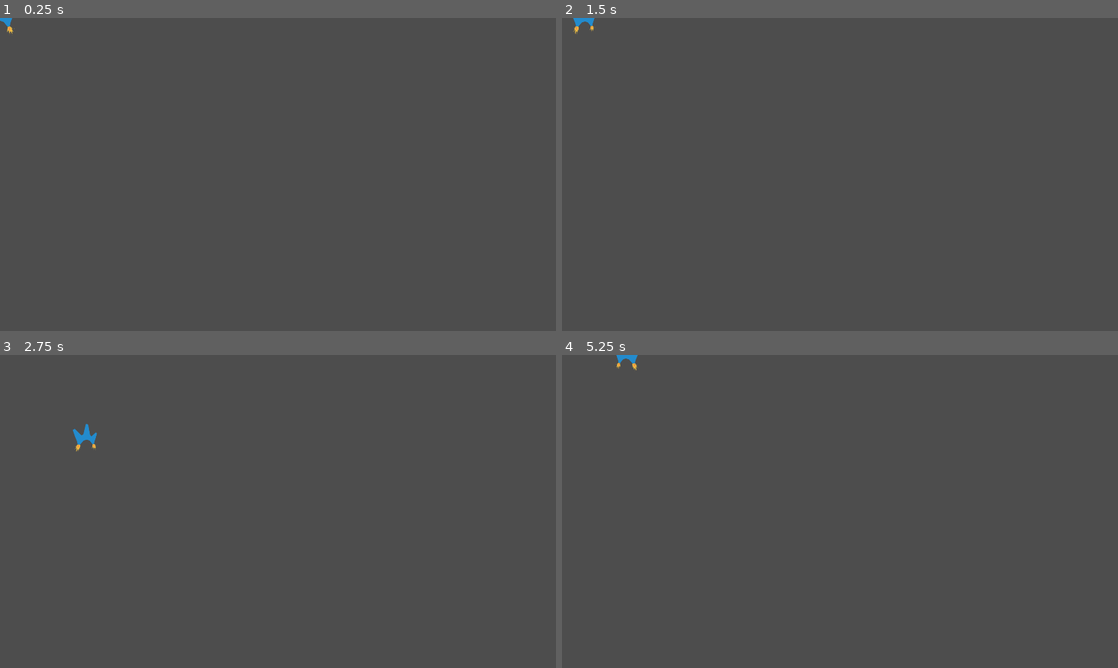
Above: before the commit, frames 1-4 (two rows, left to right).
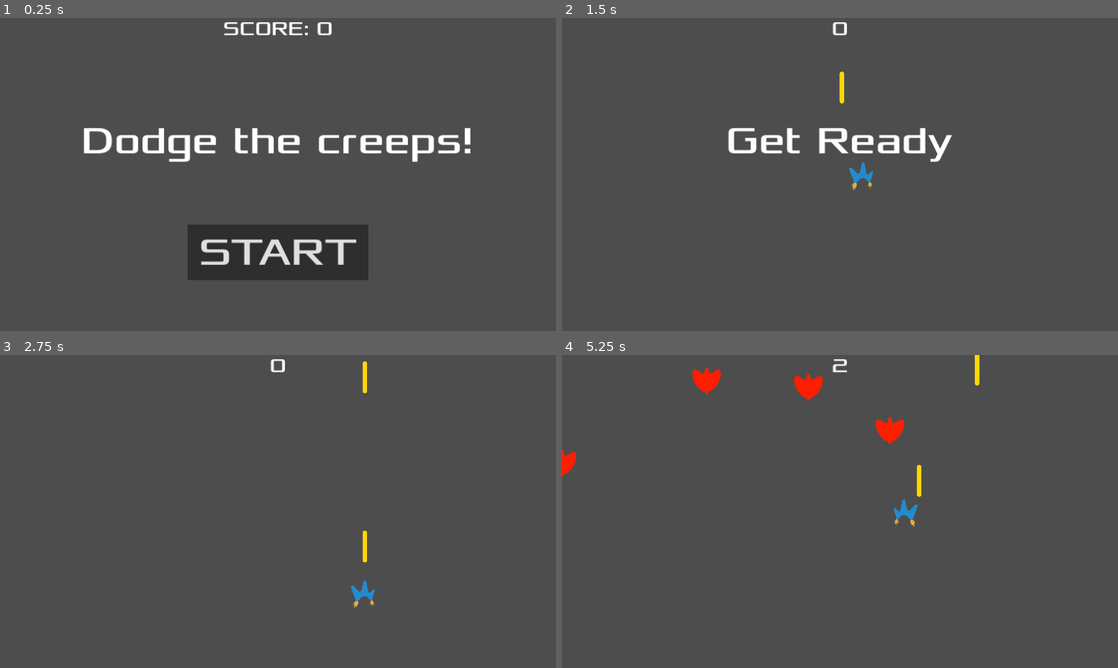
Above: after the commit, the same moments.

Repository: crazymad-apps/fly-game
Game: Godot game, scene res://scenes/main.tscn
The game is run twice, just before and just after one commit, with the same random seed, the same clock (stepped at 60 frames per second) and the same inputs. Before the commit the project starts from res://scenes/player.tscn.
Inputs (mouse positions are in pixels of both pictures, inside the frame that each line leads up to):
- Up to frame 1 (0.25 s): no input
- Up to frame 2 (1.5 s): click (840, 252) at 0.5 s, where only the run after the commit has a clickable "START"; tap Enter at 1.25 s; hold D (move_right) from 1.28 s (still down)
- Up to frame 3 (2.75 s): release D (move_right) at 2.03 s; hold S (move_back) from 2.03 s (still down)
- Up to frame 4 (5.25 s): release S (move_back) at 2.78 s; hold D (move_right) 2.78-3.53 s; hold W (move_forward) 3.53-4.28 s; hold A (move_left) from 4.28 s (still down)

The runs differ from the first frame. In frame 1, 8.5% of the frame differs, in the area x 0-85%, y 0-84%; in frame 2, 1.9%; in frame 3, 0.5%; in frame 4, 1.5%.

Commit message:
增加武器发射系统

Diff:
--- a/project.godot
+++ b/project.godot
@@ -11,7 +11,7 @@
 [application]
 
 config/name="million-dollar"
-run/main_scene="res://scenes/player.tscn"
+run/main_scene="res://scenes/main.tscn"
 config/features=PackedStringArray("4.2", "GL Compatibility")
 config/icon="res://icon.svg"
 
--- /dev/null
+++ b/scenes/bullet.gd
@@ -0,0 +1,16 @@
+extends RigidBody2D
+
+@export var speed = 800
+
+# Called when the node enters the scene tree for the first time.
+func _ready():
+	linear_velocity = Vector2(0, -speed)
+
+
+# Called every frame. 'delta' is the elapsed time since the previous frame.
+func _process(delta):
+	pass
+
+
+func _on_visible_on_screen_notifier_2d_screen_exited():
+	queue_free()
--- /dev/null
+++ b/scenes/bullet.tscn
@@ -0,0 +1,24 @@
+[gd_scene load_steps=4 format=3 uid="uid://dsqu8tpxeufm3"]
+
+[ext_resource type="Texture2D" uid="uid://ci4g8csatu2ly" path="res://images/bullet.png" id="1_o5fq2"]
+[ext_resource type="Script" path="res://scenes/bullet.gd" id="1_wgjk1"]
+
+[sub_resource type="CapsuleShape2D" id="CapsuleShape2D_22vvg"]
+radius = 8.0
+height = 112.0
+
+[node name="Bullet" type="RigidBody2D"]
+collision_layer = 2
+collision_mask = 0
+gravity_scale = 0.0
+script = ExtResource("1_wgjk1")
+
+[node name="Sprite2D" type="Sprite2D" parent="."]
+texture = ExtResource("1_o5fq2")
+
+[node name="CollisionShape2D" type="CollisionShape2D" parent="."]
+shape = SubResource("CapsuleShape2D_22vvg")
+
+[node name="VisibleOnScreenNotifier2D" type="VisibleOnScreenNotifier2D" parent="."]
+
+[connection signal="screen_exited" from="VisibleOnScreenNotifier2D" to="." method="_on_visible_on_screen_notifier_2d_screen_exited"]
--- a/scenes/enemy.tscn
+++ b/scenes/enemy.tscn
@@ -19,7 +19,7 @@
 height = 92.0
 
 [node name="Enemy" type="RigidBody2D" groups=["mobs"]]
-collision_mask = 0
+collision_mask = 2
 gravity_scale = 0.0
 script = ExtResource("1_7cnop")
 
--- a/scenes/hud.gd
+++ b/scenes/hud.gd
@@ -26,7 +26,6 @@
 	$ScoreLabel.text = str(score)
 
 
-
 func _on_start_button_pressed():
 	$StartButton.hide()
 	start_game.emit()
--- a/scenes/main.gd
+++ b/scenes/main.gd
@@ -39,11 +39,12 @@
 	var direction = mob_spawn_location.rotation + PI / 2
 
 	mob.position = mob_spawn_location.position
-	direction += randf_range(-PI / 4, PI / 4)
-	mob.rotation = direction;
+	#direction += randf_range(-PI / 4, PI / 4)
+	#mob.rotation = direction;
 
-	var velocity = Vector2(randf_range(150.0, 250.0), 0.0)
-	mob.linear_velocity = velocity.rotated(direction)
+	var velocity = Vector2(0.0, randf_range(150.0, 250.0))
+	#mob.linear_velocity = velocity.rotated(direction)
+	mob.linear_velocity = velocity
 
 	add_child(mob)
 
--- a/scenes/player.gd
+++ b/scenes/player.gd
@@ -5,11 +5,14 @@
 @export var speed = 400
 var screen_size
 
+@export var bullet_scene: PackedScene
+
 # Called when the node enters the scene tree for the first time.
 func _ready():
 	screen_size = get_viewport_rect().size
 	$AnimatedSprite2D.animation = "idle"
 	$AnimatedSprite2D.play()
+	hide()
 
 # Called every frame. 'delta' is the elapsed time since the previous frame.
 func _process(delta):
@@ -39,8 +42,16 @@
 	hide()
 	hit.emit()
 	$CollisionShape2D.set_deferred("disabled", true)
+	$GunTimer.stop()
+
+
+# 武器发射
+func _on_gun_timer_timeout():
+	var bullet = bullet_scene.instantiate()
+	add_child(bullet)
 
 func start(pos):
 	position = pos
 	show()
 	$CollisionShape2D.disabled = false
+	$GunTimer.start()
--- a/scenes/player.tscn
+++ b/scenes/player.tscn
@@ -1,8 +1,9 @@
-[gd_scene load_steps=8 format=3 uid="uid://bfntlf0vtsu8s"]
+[gd_scene load_steps=9 format=3 uid="uid://bfntlf0vtsu8s"]
 
 [ext_resource type="Texture2D" uid="uid://bf41bn430odht" path="res://phase-0-0.png" id="1_dx1st"]
 [ext_resource type="Script" path="res://scenes/player.gd" id="1_jtres"]
 [ext_resource type="Texture2D" uid="uid://bwve72tknt5op" path="res://phase-0-1.png" id="2_i8gn3"]
+[ext_resource type="PackedScene" uid="uid://dsqu8tpxeufm3" path="res://scenes/bullet.tscn" id="2_wyok1"]
 [ext_resource type="Texture2D" uid="uid://cmkabqqnkw774" path="res://images/phase-0-right-0.png" id="4_oy8bx"]
 [ext_resource type="Texture2D" uid="uid://ws4pij8ax500" path="res://images/phase-0-right-1.png" id="5_v4cmb"]
 
@@ -37,6 +38,7 @@
 
 [node name="Player" type="Area2D"]
 script = ExtResource("1_jtres")
+bullet_scene = ExtResource("2_wyok1")
 metadata/_edit_group_ = true
 
 [node name="AnimatedSprite2D" type="AnimatedSprite2D" parent="."]
@@ -48,4 +50,8 @@
 shape = SubResource("CapsuleShape2D_4qisa")
 debug_color = Color(0.972549, 0, 0.431373, 0.419608)
 
+[node name="GunTimer" type="Timer" parent="."]
+wait_time = 0.5
+
 [connection signal="body_entered" from="." to="." method="_on_body_entered"]
+[connection signal="timeout" from="GunTimer" to="." method="_on_gun_timer_timeout"]
Not shown, added: export_presets.cfg
Binary file added: images/bullet.png
Not shown, added: images/bullet.png.import
